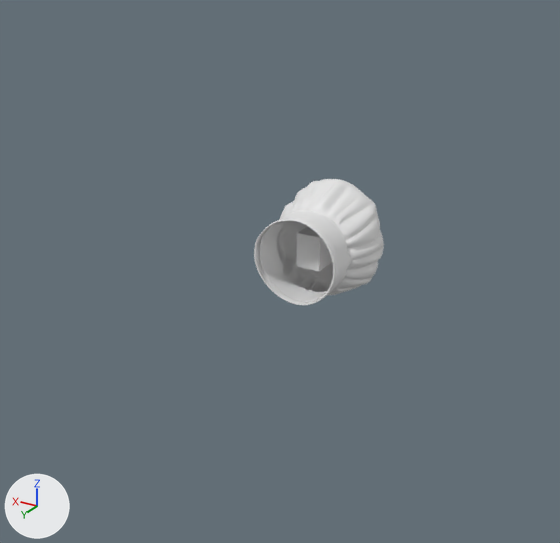
An edit to the FBX model Assets/Placeholder_and_Assets/Weapons/hats.fbx, drawn before and after from the same camera.
One viewpoint serves both versions: a 50 mm camera at (-26.7, 50.1, 22.3) aimed at (2.8, 1.0, -2.2). Arrows for +X, +Y and +Z are at lower left; the lights stay in place. The picture after the commit comes second. Where no turn or scale is listed for an object, it has been applied to the vertices.

The first picture shows 'Cube', 'Hat'.
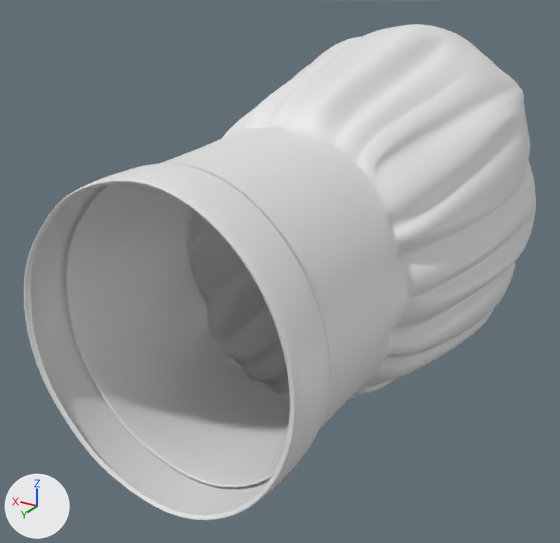
The change, as a diff of the scene's bpy script:
```diff
--- a/Assets/Placeholder_and_Assets/Weapons/hats.fbx.py
+++ b/Assets/Placeholder_and_Assets/Weapons/hats.fbx.py
@@ me_circle_001 @@
 # used by ob_hat; location = (0.07, 0.0, 0.0)
-me_circle_001.from_pydata(...)  # 15554 vertices, 15552 faces; spans x -4.59..4.34, y -4.25..3.57, z -4.85..4.85
+me_circle_001.from_pydata(...)  # 15554 vertices, 15552 faces; spans x -13.08..12.37, y -24.42..20.5, z -15.44..15.44
+# me_circle_001 part 1: the whole mesh is multiplied about the mesh origin by the matrix ((2.848, 0.0, 0.0), (0.0, 5.747, 0.0), (0.0, 0.0, 3.182))
 me_circle_001.materials.append(mat_material_001)
@@ ob_cube @@
-ob_cube = bpy.data.objects.new('Cube', me_cube)
-ob_cube.location = (0.0, 0.0, 0.16)
```

Where the change shows, as pixel boxes (x1, y1, x2, y2) in the pictures (560 x 543 px):
'Hat', reshaped (292% wider, 291% taller)
    before: (254, 179, 384, 305)
    after: (24, 24, 536, 520)
'Cube', deleted
    before: (297, 226, 332, 271)
